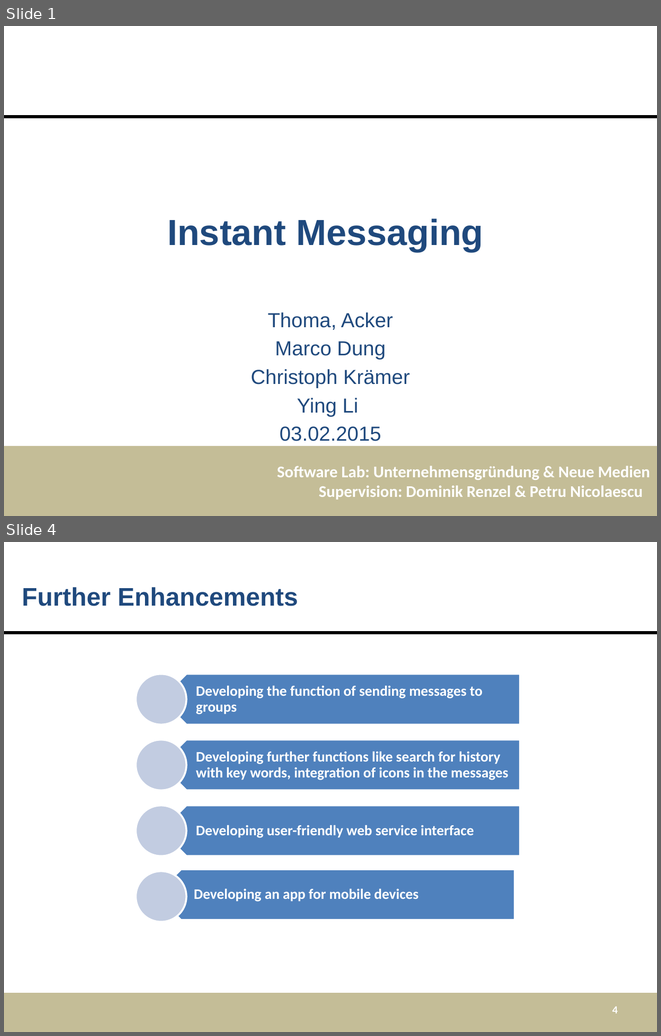
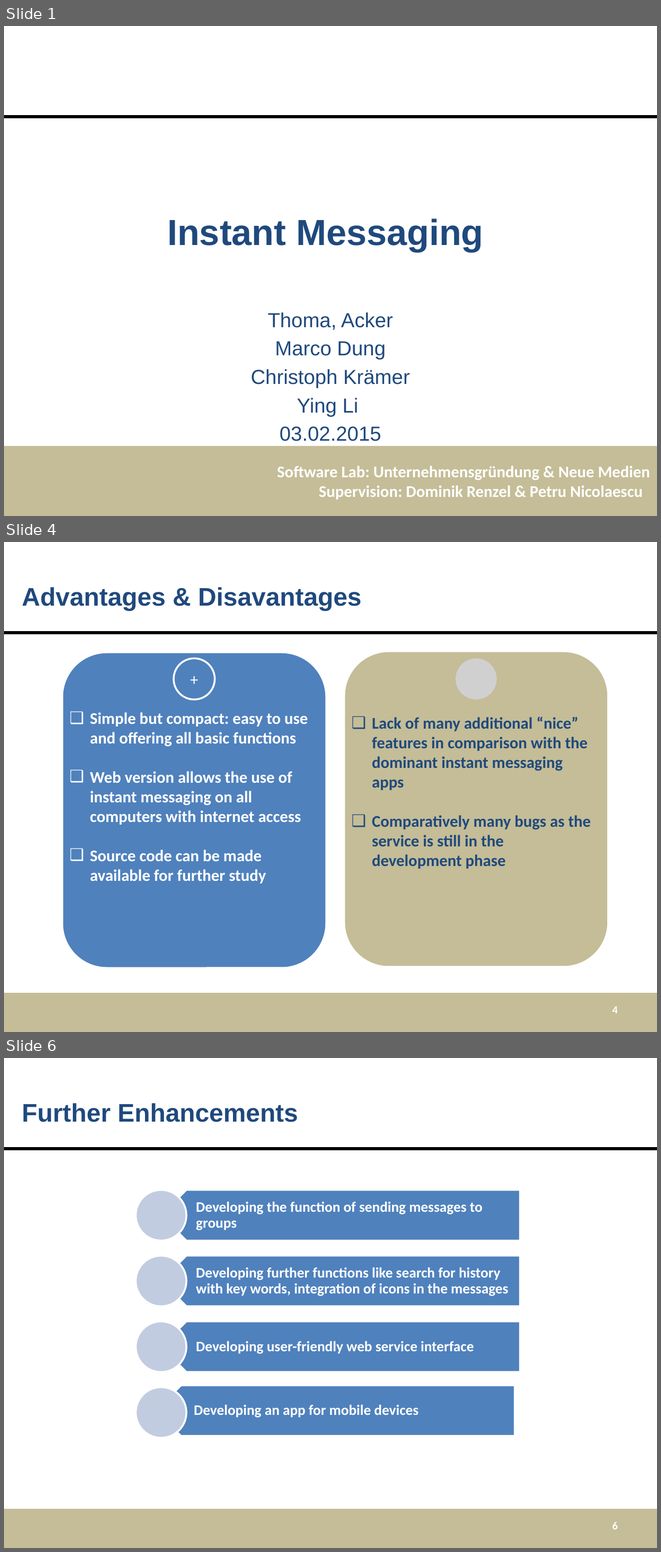
Before and after one commit to mdger/UGNM_Instantmessaging, a slide deck: LAS2peer-Template-Project/doc/Presentation_template.pptx. Shown one above the other, each under a label of ours: slides 1 and 4 before the commit, slides 1, 4 and 6 after it; the slides between them are not shown. The pictures are 661x1036 and 661x1552 pixels, drawn with LibreOffice and Linux fonts; fonts in the diff are those of the drawing; grey boxes stand for pictures; background and template pictures are left out. Boxes give left, top, right and bottom in pixels: in the first picture for what was removed or moved away, otherwise in the second. Text is boxed around its words. In the diff, an @@ line names an element or a change of style, - is before the commit and + after.

Commit message:
Presentation
Advantages & Disavantages

```diff
--- a/LAS2peer-Template-Project/doc/Presentation_template.pptx
+++ b/LAS2peer-Template-Project/doc/Presentation_template.pptx
@@ slide 4 added at box(4, 542, 657, 1032), background #FFFFFF; not listed: 2 template elements that a slide beside it also shows @@
@@ title added at box(22, 587, 362, 610), 28 pt, text #1F497D, bold @@
+Advantages & Disavantages
@@ rounded rectangle added at box(63, 653, 326, 967), fill #4F81BD @@
@@ rounded rectangle added at box(345, 652, 607, 966), fill #C4BD97 @@
@@ ellipse added at box(174, 658, 215, 699), fill #4F81BD, outline #FFFFFF 2 pt, 18 pt, text #FFFFFF @@
++
@@ picture added at box(456, 658, 497, 699) @@
@@ text added at box(90, 712, 308, 883), 18 pt, text #FFFFFF, bold @@
+❑ Simple but compact: easy to use and offering all basic functions
+❑ Web version allows the use of instant messaging on all computers with internet access
+❑ Source code can be made available for further study
@@ text added at box(372, 716, 591, 868), 18 pt, text #1F497D, bold @@
+❑ Lack of many additional “nice” features in comparison with the dominant instant messaging apps
+  ❑ Comparatively many bugs as the service is still in the development phase
@@ page number added at box(612, 1006, 618, 1013), 12 pt, text #FFFFFF, bold @@
+4
@@ what was slide 4 is now slide 6 @@
@@ page number at box(612, 1522, 618, 1529): text changed @@
-4
+6
```
Also in this commit, not shown: 2 slides changed, 1 other slide added.
